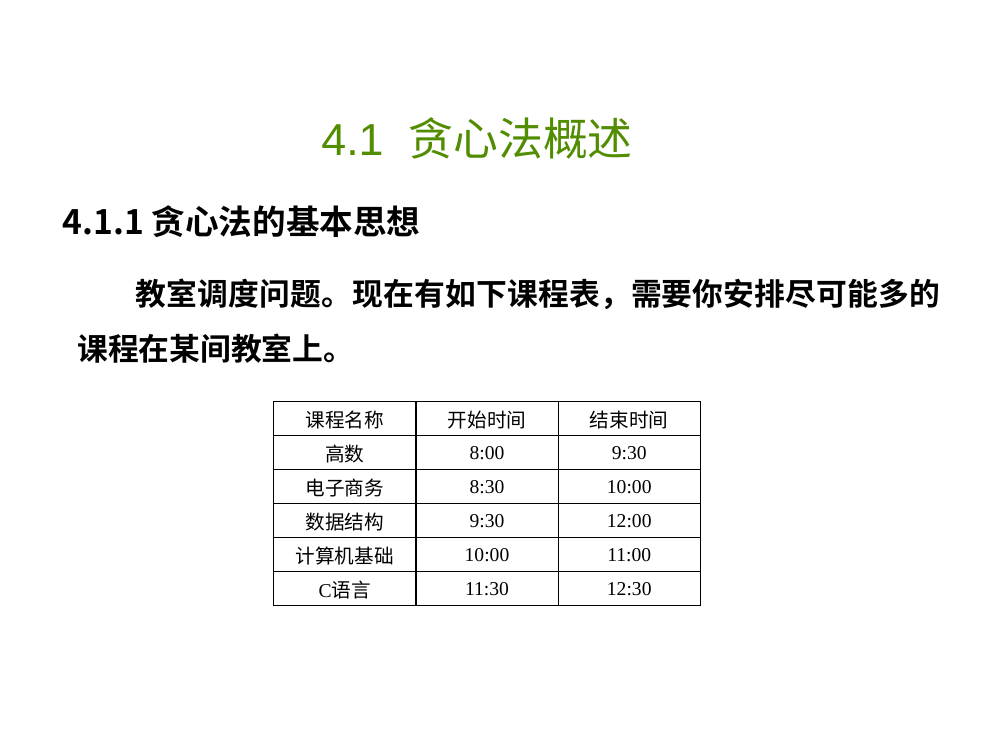
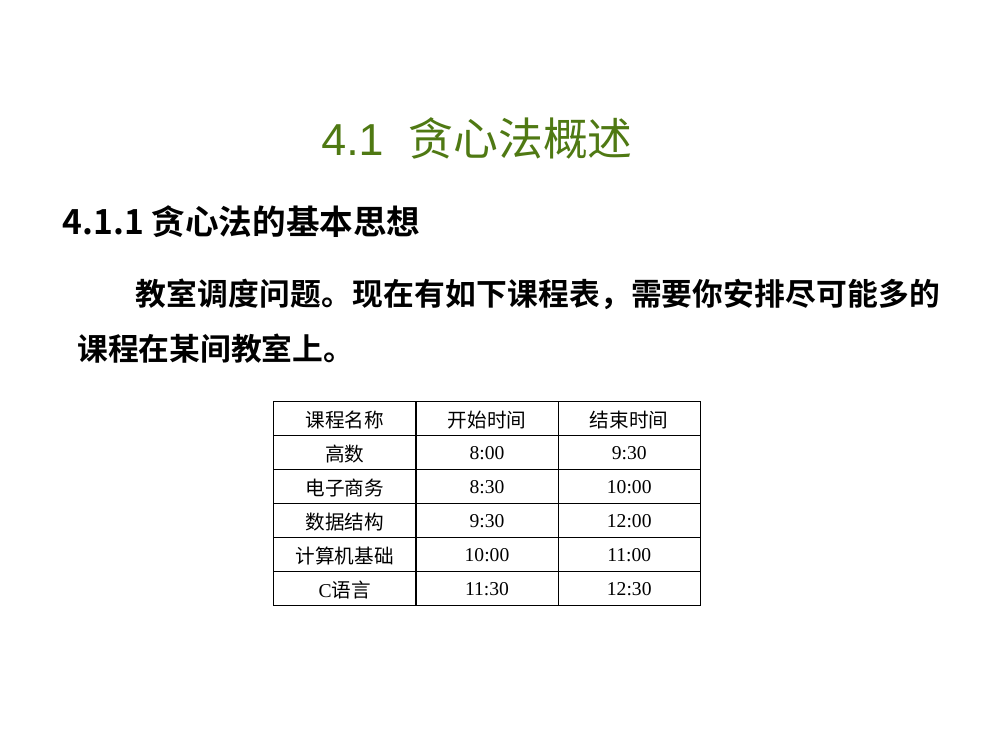
Before and after one commit to liutongling/DP, a slide deck: slide 4 of file/第4章 贪心法.pptx (slide 3 before the commit). Drawn at 1008x756 pixels with LibreOffice and Linux fonts; fonts in the diff are those of the drawing; background and template pictures are left out. Boxes give left, top, right and bottom in pixels: in the first picture for what was removed or moved away, otherwise in the second. Text is boxed around its words. In the diff, an @@ line names an element or a change of style, - is before the commit and + after.

```diff
--- a/file/第4章 贪心法.pptx
+++ b/file/第4章 贪心法.pptx
@@ text "4.1 贪心法概述" at [321,117,633,159]: text colour none to #4F7913 @@
```
Also in this commit, not shown: 1 other slide changed, 1 slide added, 2 other files.
